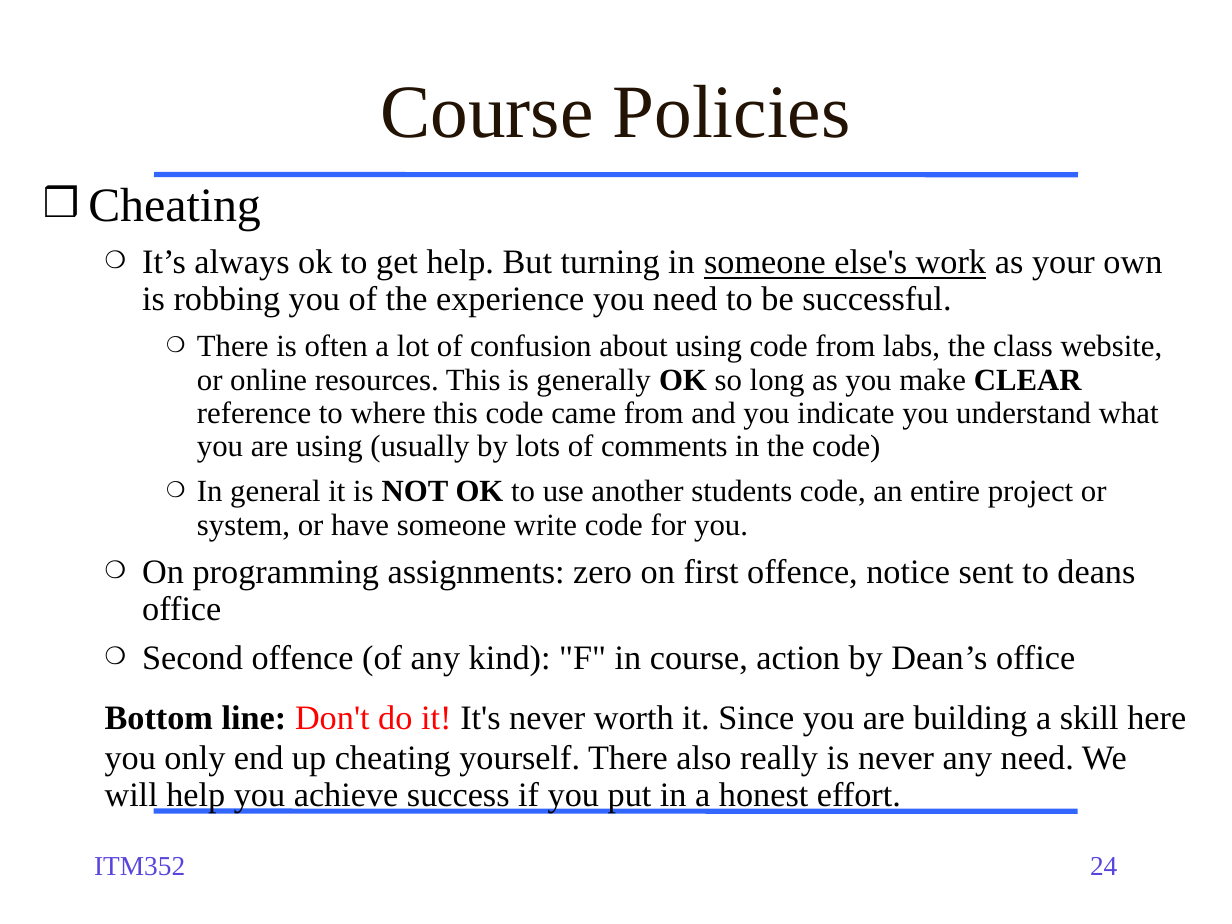
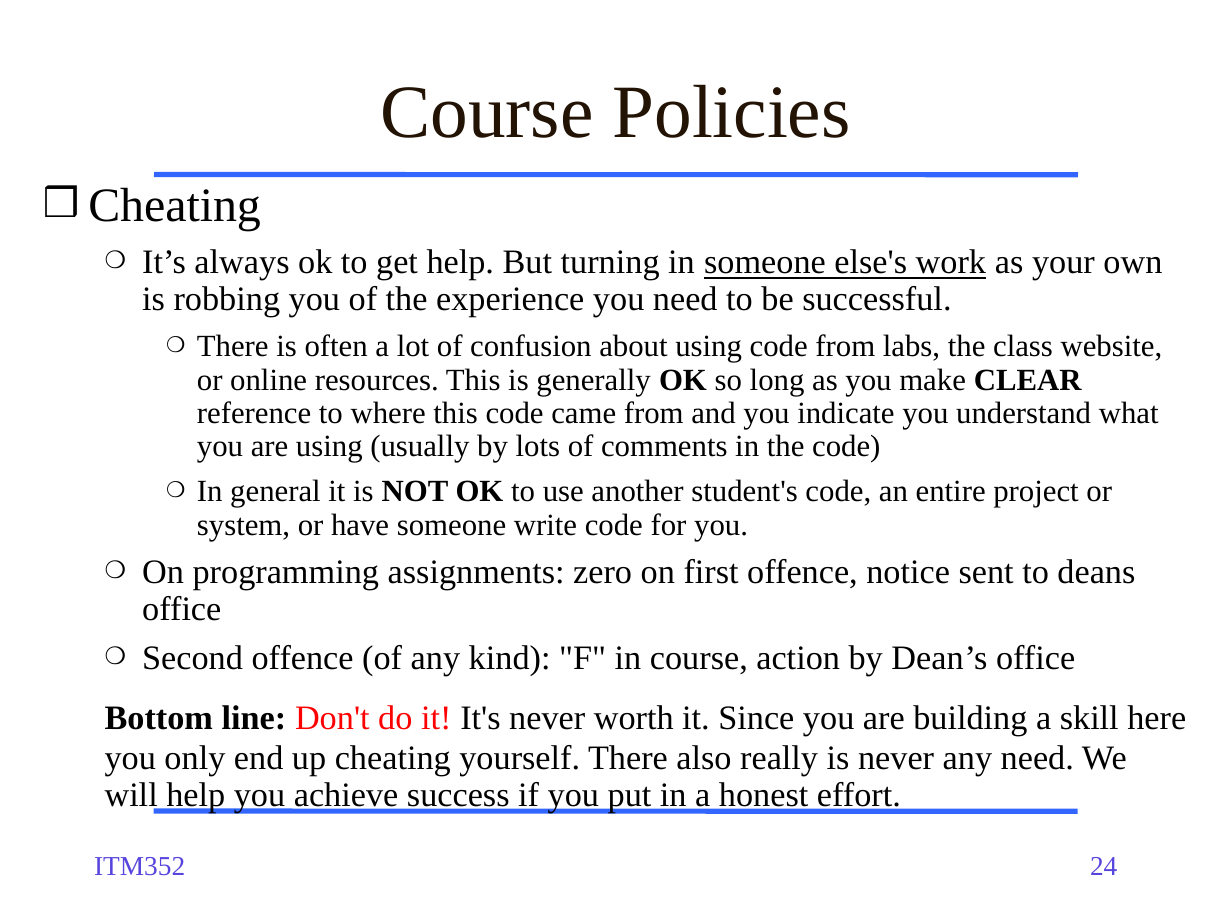
Before and after one commit to dport96/ITM352, a slide deck: slide 24 of morea/010.introduction/ITM352_01_intro.pptx. Drawn at 1232x924 pixels with LibreOffice and Linux fonts; fonts in the diff are those of the drawing. Boxes give left, top, right and bottom in pixels: in the first picture for what was removed or moved away, otherwise in the second. Text is boxed around its words. In the diff, an @@ line names an element or a change of style, - is before the commit and + after.

```diff
--- a/morea/010.introduction/ITM352_01_intro.pptx
+++ b/morea/010.introduction/ITM352_01_intro.pptx
@@ text at [197,479,1112,541]: text changed @@
-    ❍ In general it is NOT OK to use another students code, an entire project or system, or have someone write code for you.
+    ❍ In general it is NOT OK to use another student's code, an entire project or system, or have someone write code for you.
```
Also in this commit, not shown: 6 other slides changed, 1 other file.
